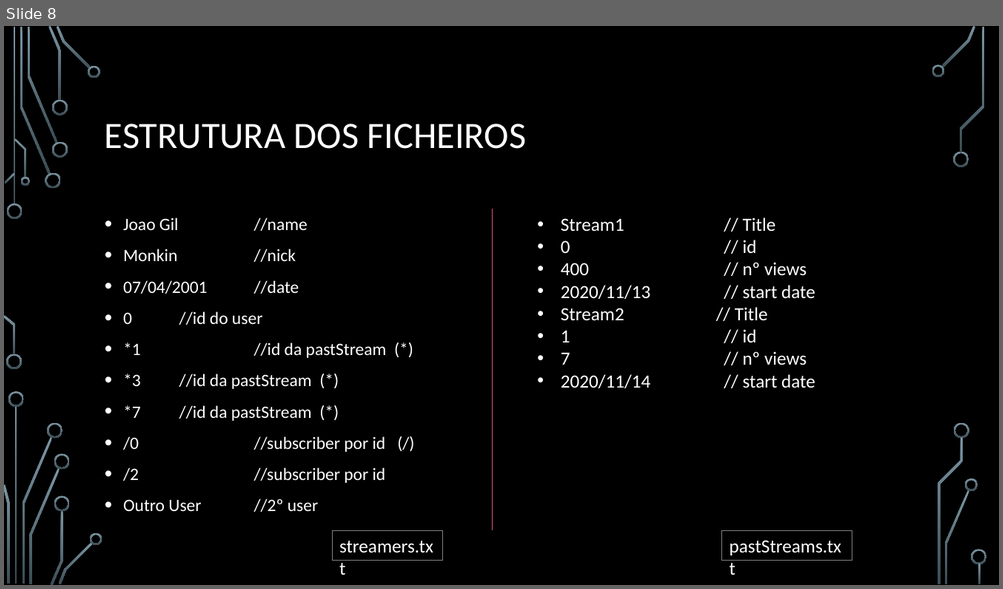
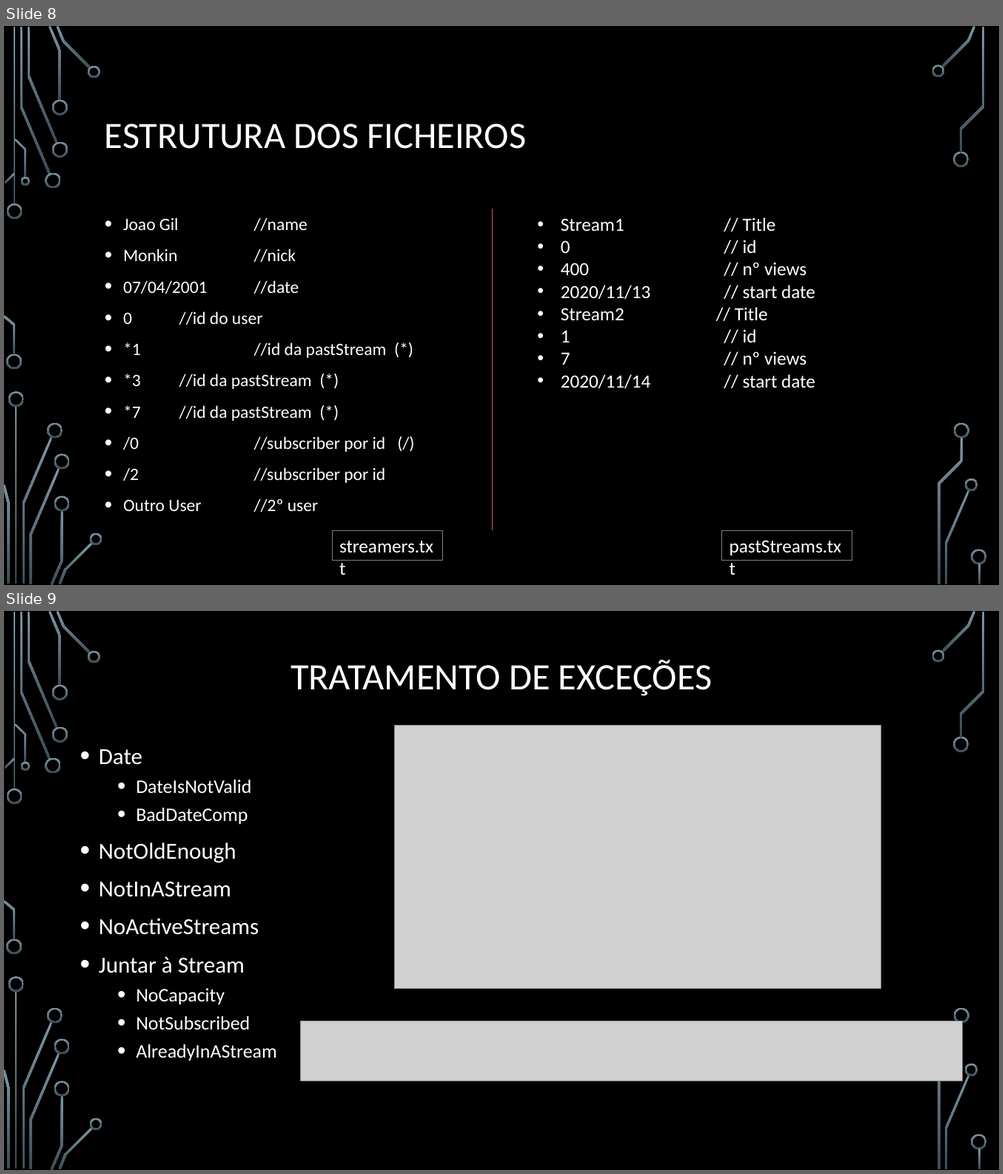
Before and after one commit to BrunoRosendo/StreamZ-AEDA-proj-, a slide deck: StreamZ.pptx. Shown one above the other, each under a label of ours: slide 8 before the commit, slides 8 and 9 after it. The pictures are 1003x589 and 1003x1174 pixels, drawn with LibreOffice and Linux fonts; fonts in the diff are those of the drawing; grey boxes stand for pictures; background and template pictures are left out. Boxes give left, top, right and bottom in pixels: in the first picture for what was removed or moved away, otherwise in the second. Text is boxed around its words. In the diff, an @@ line names an element or a change of style, - is before the commit and + after.

```diff
--- a/StreamZ.pptx
+++ b/StreamZ.pptx
@@ slide 9 added at bbox=[4, 611, 999, 1170], background picture (left out); not listed: 36 template elements that a slide beside it also shows @@
@@ title added at bbox=[290, 660, 711, 696], 36 pt, text #FFFFFF @@
+TRATAMENTO DE EXCEÇÕES
@@ picture added at bbox=[394, 726, 881, 989] @@
@@ text added at bbox=[99, 749, 276, 1062], 18.5 pt, text #FFFFFF @@
+• Date
+  • DateIsNotValid
+  • BadDateComp
+• NotOldEnough
+• NotInAStream
+• NoActiveStreams
+• Juntar à Stream
+  • NoCapacity
+  • NotSubscribed
+  • AlreadyInAStream
@@ picture added at bbox=[301, 1022, 963, 1082] @@
```
Also in this commit, not shown: 13 slides changed, 2 other slides added, 7 slides removed.
